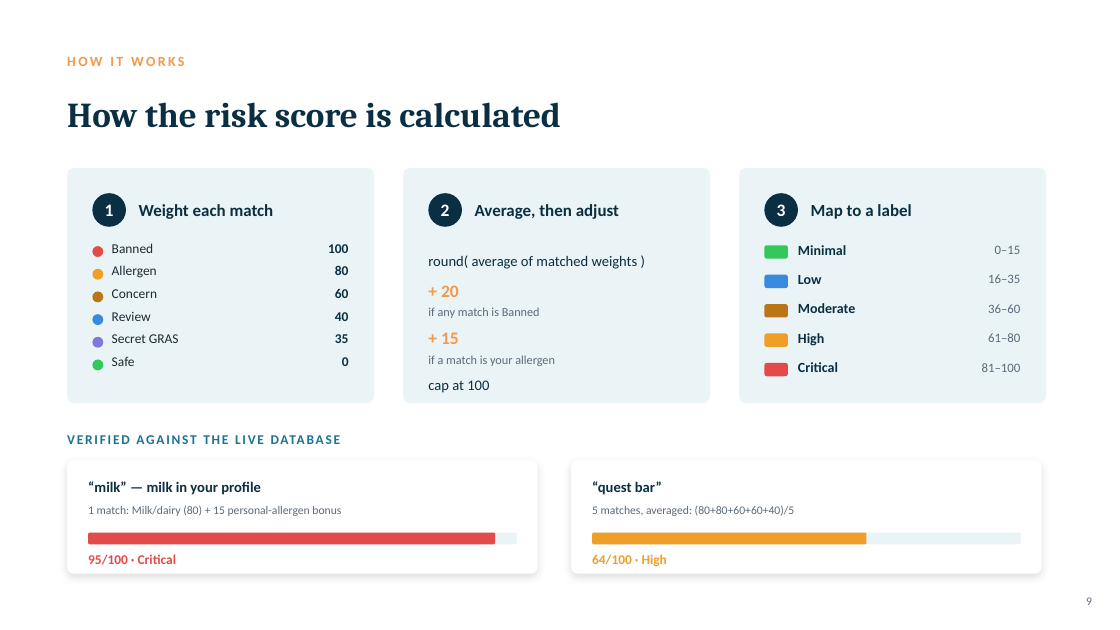
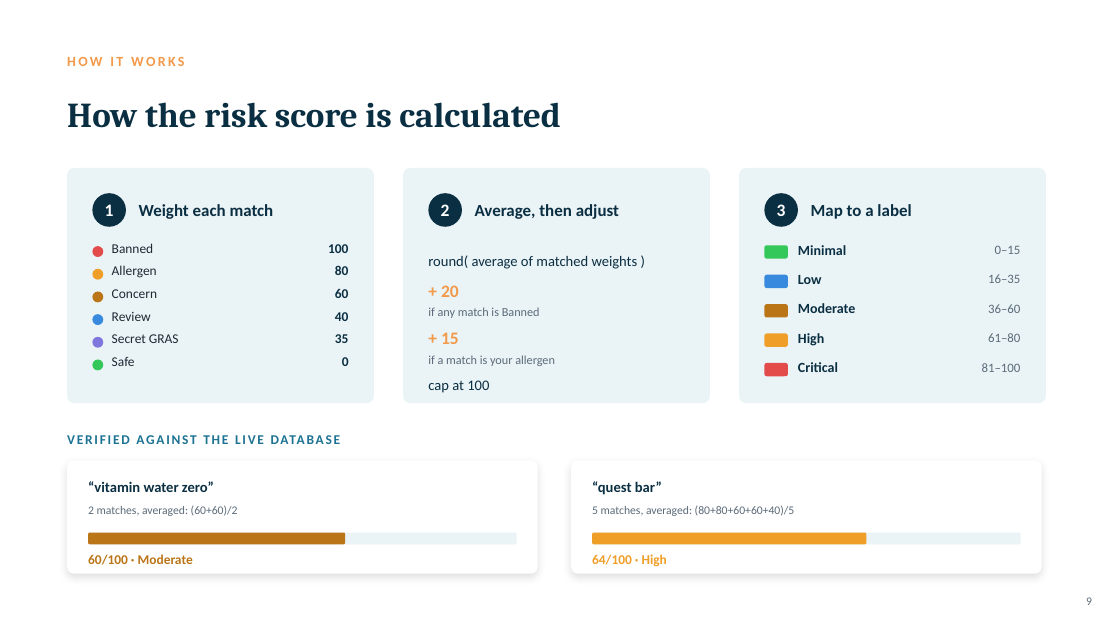
Before and after one commit to connectwithkatianna-ctrl/IngredientIQ, a slide deck: slide 9 of docs/IngredientIQ-Demo.pptx. Drawn at 1120x630 pixels with LibreOffice and Linux fonts; fonts in the diff are those of the drawing. Boxes give left, top, right and bottom in pixels: in the first picture for what was removed or moved away, otherwise in the second. Text is boxed around its words. In the diff, an @@ line names an element or a change of style, - is before the commit and + after.

Commit message:
Swap milk example for Vitamin Water Zero on the scoring slide

```diff
--- a/docs/IngredientIQ-Demo.pptx
+++ b/docs/IngredientIQ-Demo.pptx
@@ text at [88,481,214,492]: text changed @@
-“milk” — milk in your profile
+“vitamin water zero”
@@ text at [88,505,238,516]: text changed @@
-1 match: Milk/dairy (80) + 15 personal-allergen bonus
+2 matches, averaged: (60+60)/2
@@ rounded rectangle: place and size @@
-rounded rectangle at [88,533,495,544]
+rounded rectangle at [88,533,345,544]
@@ rounded rectangle at [88,533,345,544]: fill #E24B4A to #BA7517 @@
@@ text at [88,554,193,565]: text changed; text colour #E24B4A to #BA7517 @@
-95/100 · Critical
+60/100 · Moderate
```
